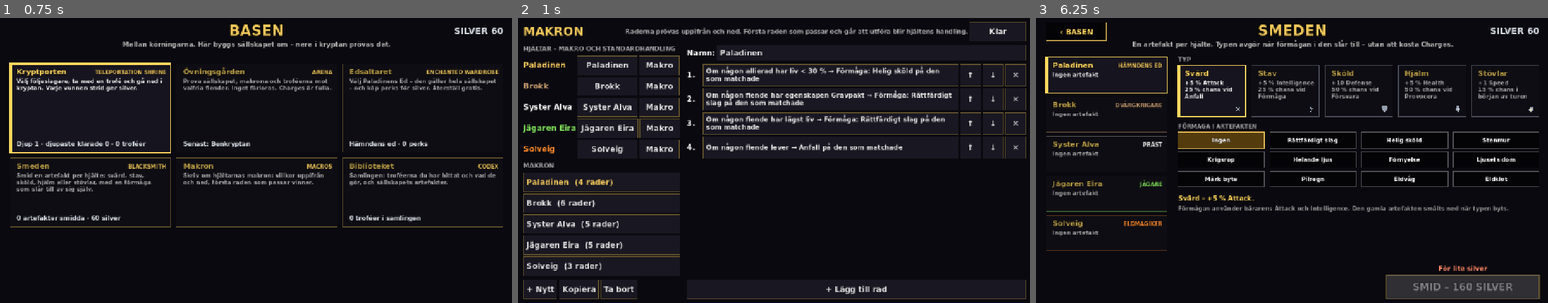
Above: before the commit, frames 1-3 (left to right).
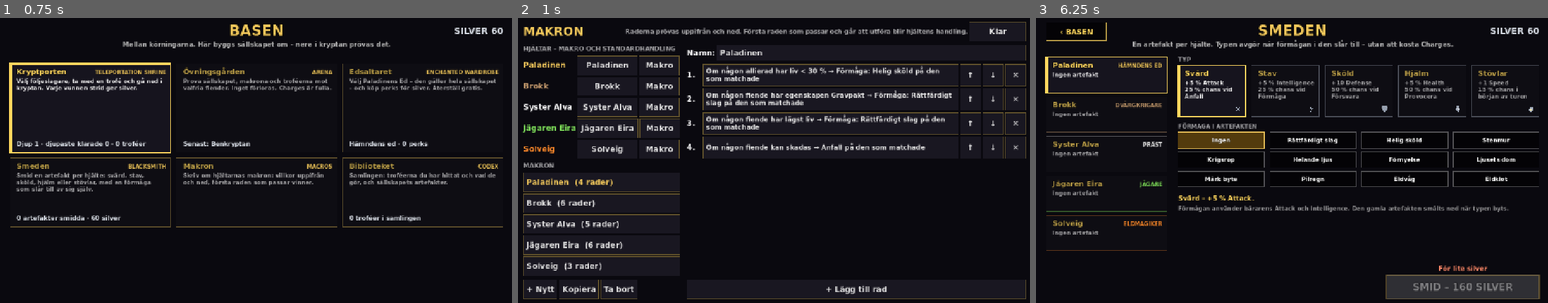
Above: after the commit, the same moments.

Repository: broklyn777/de-edsvurna
Game: Godot game, scene res://scenes/base.tscn
The game is run twice, just before and just after one commit, with the same random seed, the same clock (stepped at 60 frames per second) and the same inputs.
Inputs (mouse positions are in pixels of both pictures, inside the frame that each line leads up to):
- Up to frame 1 (0.75 s): tap Enter at 0.5 s; move the mouse to (230, 217) at 0.52 s; tap 1 at 0.6 s; click (230, 217) at 0.67 s
- Up to frame 2 (1 s): no input
- Up to frame 3 (6.25 s): click "Klar" at 1.25 s; tap Space at 2, 3.5, 5 s; drag from (1445, 203) to (1266, 217) at 2.02 s; tap Enter at 2.75, 4.25 s; move the mouse to (1138, 117) at 2.77 s; hold A 2.78-3.5 s; tap 3 at 2.85 s; drag from (1317, 160) to (1138, 117) at 3.52 s; move the mouse to (1215, 89) at 4.27 s; hold A 4.28-5 s; tap 5 at 4.35 s; drag from (1404, 146) to (1215, 89) at 5.02 s; move the mouse to (1189, 174) at 5.77 s; tap Keypad Enter at 5.85 s; click (1189, 174) at 5.92 s

Frame 1 is identical in both runs. In frame 2, 0.4% of the frame differs, in the area x 13-80%, y 43-81%; in frame 3, nothing differs.

Commit message:
Balance the chapel against the crypt and bump to 0.16.0
The bishop no longer raises the fallen; starter macros fall back to
enemies that can be damaged and Eira goes for the Kultists; TUNED macros
answer the chapel's traits. The balance report also plays the chapel on
depth 1 and 3 with the crypt's best builds.

Co-Authored-By: Claude Opus 5.5 <noreply@anthropic.com>

Diff:
--- a/data/enemies.json
+++ b/data/enemies.json
@@ -693,12 +693,6 @@
 		],
 		"rules": [
 			{
-				"ability": "raise_dead",
-				"if": {
-					"dead_ally": true
-				}
-			},
-			{
 				"ability": "bishop_curse"
 			},
 			{
@@ -706,7 +700,7 @@
 			}
 		],
 		"boss": true,
-		"boss_text": "Resistent. Kan inte skadas så länge en Kultist lever, väcker de fallna och försvagar sällskapet.",
+		"boss_text": "Resistent. Kan inte skadas så länge en Kultist lever. Försvagar sällskapet och håller mörk mässa.",
 		"visual": {
 			"model": "skelett",
 			"scale": 1.9,
--- a/data/macros.json
+++ b/data/macros.json
@@ -5,7 +5,7 @@
 			{"subject": "any_ally", "cond": "hp_below", "value": 30, "action": "ability", "ability": "holy_shield", "target": "that"},
 			{"subject": "any_enemy", "cond": "has_trait", "value": "grave_pact", "action": "ability", "ability": "holy_smite", "target": "that"},
 			{"subject": "any_enemy", "cond": "lowest_hp", "action": "ability", "ability": "holy_smite", "target": "that"},
-			{"subject": "any_enemy", "cond": "is_alive", "action": "attack", "target": "that"}
+			{"subject": "any_enemy", "cond": "not_immune", "action": "attack", "target": "that"}
 		]
 	},
 	"brokk": {
@@ -33,10 +33,11 @@
 		"name": "Jägaren Eira",
 		"lines": [
 			{"subject": "enemy_3", "cond": "is_alive", "action": "ability", "ability": "arrow_rain"},
+			{"subject": "any_enemy", "cond": "has_trait", "value": "cultist_ward", "action": "attack", "target": "that"},
 			{"subject": "any_enemy", "cond": "has_trait", "value": "grave_pact", "action": "attack", "target": "that"},
 			{"subject": "any_enemy", "cond": "has_status", "value": "marked", "action": "attack", "target": "that"},
 			{"subject": "any_enemy", "cond": "lowest_hp", "action": "ability", "ability": "hunters_mark", "target": "that"},
-			{"subject": "any_enemy", "cond": "is_alive", "action": "attack", "target": "that"}
+			{"subject": "any_enemy", "cond": "not_immune", "action": "attack", "target": "that"}
 		]
 	},
 	"solveig": {
@@ -44,7 +45,7 @@
 		"lines": [
 			{"subject": "enemy_3", "cond": "is_alive", "action": "ability", "ability": "flame_wave"},
 			{"subject": "any_enemy", "cond": "lowest_hp", "action": "ability", "ability": "fireball", "target": "that"},
-			{"subject": "any_enemy", "cond": "is_alive", "action": "attack", "target": "that"}
+			{"subject": "any_enemy", "cond": "not_immune", "action": "attack", "target": "that"}
 		]
 	}
 }
--- a/tests/balance_report.gd
+++ b/tests/balance_report.gd
@@ -1,12 +1,13 @@
 extends SceneTree
-## Balansrapport (0.14.1) på djup 1 och 3 (Realm Depth).
+## Balansrapport (0.16) på djup 1 och 3 (Realm Depth).
 ## Per våning: vinstandel, turer och överlevande för BASIC (bara Anfall), MACRO (startmakrona) och
 ## TUNED (de förbättrade makrona i combat_bot.gd, som svarar på fiendernas egenskaper).
 ## Hela kryptan: alla tre våningarna i följd med Charges som räcker hela vägen, med TUNED plus en
 ## artefakt, och för varje Ed de bästa perkarna inom perk-poängen (sökta bland alla kombinationer som
 ## får plats): bara nivå 1, med perk-nivåer, och med nivåer och en lånad perk (anointment). Sist allt
 ## (fyra artefakter och det bästa perk-bygget) och varje Eds kärna med startmakrona. På djup 3 prövas
-## perkarna tillsammans med en artefakt, eftersom inget bygge utan artefakt vinner där.
+## perkarna tillsammans med en artefakt, eftersom inget bygge utan artefakt vinner där. Sist samma
+## byggen i Det fördärvade kapellet (0.16), som ska vara ungefär lika svårt som kryptan.
 ##   godot --headless --path . --script res://tests/balance_report.gd
 ## Mål på djup 1: BASIC förlorar, MACRO ~40 %, TUNED ~65 %, ingenting 100 % utom kanske allt.
 ## Kärnorna inom ±10 procentenheter. Djup 3: ett bra bygge (artefakt + bästa perks) 30–60 %.
@@ -18,6 +19,8 @@
 
 ## Sökresultat per djup och kombination (str(lista) -> vinster).
 var _search_cache := {}
+## Det bästa perk-bygget i kryptan per djup (prövas också i kapellet).
+var _best_by_depth := {}
 const DEPTHS := [1, 3]
 ## Ett första smide: Brokks sköld med Helande ljus (160 silver).
 const ONE_ARTIFACT := {"brokk": {"type": "shield", "ability": "healing_light"}}
@@ -34,21 +37,8 @@
 	var data := GameData.load_all()
 	for depth in DEPTHS:
 		print("=== Djup %d (fiender ×%.2f) ===" % [depth, CombatSim.depth_mult(depth)])
-		for floor in RunState.FLOORS:
-			var enc: Dictionary = data.encounters[floor]
-			print("%s (våning ×%.2f)" % [enc.name, float(enc.get("stat_mult", 1.0))])
-			for skill in [Bot.Skill.BASIC, Bot.Skill.MACRO, Bot.Skill.TUNED]:
-				var wins := 0
-				var turns := 0
-				var alive := 0
-				for seed_value in range(1, RUNS + 1):
-					var r := Bot.run_fight(data, seed_value, skill, floor, [], {}, {}, {}, depth)
-					turns += r.turns
-					if r.outcome == "victory":
-						wins += 1
-						alive += r.alive
-				print("  %-6s vinster %3d/%d  snitt %4.1f turer  överlevande vid seger %.1f" % [
-					Bot.Skill.keys()[skill], wins, RUNS, float(turns) / RUNS, float(alive) / maxf(wins, 1)])
+		print("--- Kryptan ---")
+		_floor_table(data, RunState.FLOORS, depth)
 		# Perk-poängen för den som spelar på djupet: djupet innan är klarat.
 		var profile := Profile.new()
 		profile.best_depth = depth - 1
@@ -77,6 +67,21 @@
 					{"paladin": best_traits}, ONE_ARTIFACT, depth)
 		_line(data, "TUNED + fyra artefakter + " + _names(data, best_traits), Bot.Skill.TUNED,
 				{"paladin": best_traits}, ARTIFACTS, depth)
+		_best_by_depth[depth] = best_traits
+	# Det fördärvade kapellet: samma byggen (de bästa perkarna från kryptan) i den andra Realmen.
+	var chapel: Array = data.realms.chapel.floors
+	for depth in DEPTHS:
+		print("=== Det fördärvade kapellet, djup %d ===" % depth)
+		_floor_table(data, chapel, depth)
+		var best: Array = _best_by_depth[depth]
+		print("Hela kapellet")
+		_line(data, "MACRO", Bot.Skill.MACRO, {}, {}, depth, chapel)
+		_line(data, "TUNED", Bot.Skill.TUNED, {}, {}, depth, chapel)
+		_line(data, "TUNED + en artefakt", Bot.Skill.TUNED, {}, ONE_ARTIFACT, depth, chapel)
+		_line(data, "TUNED + en artefakt + " + _names(data, best), Bot.Skill.TUNED, {"paladin": best},
+				ONE_ARTIFACT, depth, chapel)
+		_line(data, "TUNED + fyra artefakter + " + _names(data, best), Bot.Skill.TUNED, {"paladin": best},
+				ARTIFACTS, depth, chapel)
 	print("Edernas kärnor på djup 1 (MACRO, hela kryptan, utan artefakter och perks)")
 	for oath_id in data.oaths:
 		print("  %-18s %3d/%d" % [data.traits[oath_id].name, _rate(data, Bot.Skill.MACRO, {"paladin": [oath_id]}, {}, 1, RUNS), RUNS])
@@ -131,21 +136,42 @@
 	return out
 
 
+## Per våning: vinstandel, turer och överlevande för BASIC, MACRO och TUNED (fulla Charges).
+func _floor_table(data: Dictionary, floors: Array, depth: int) -> void:
+	for floor in floors:
+		var enc: Dictionary = data.encounters[floor]
+		print("%s (våning ×%.2f)" % [enc.name, float(enc.get("stat_mult", 1.0))])
+		for skill in [Bot.Skill.BASIC, Bot.Skill.MACRO, Bot.Skill.TUNED]:
+			var wins := 0
+			var turns := 0
+			var alive := 0
+			for seed_value in range(1, RUNS + 1):
+				var r := Bot.run_fight(data, seed_value, skill, floor, [], {}, {}, {}, depth)
+				turns += r.turns
+				if r.outcome == "victory":
+					wins += 1
+					alive += r.alive
+			print("  %-6s vinster %3d/%d  snitt %4.1f turer  överlevande vid seger %.1f" % [
+				Bot.Skill.keys()[skill], wins, RUNS, float(turns) / RUNS, float(alive) / maxf(wins, 1)])
+
+
 func _names(data: Dictionary, list: Array) -> String:
 	return ", ".join(list.map(func(id: String) -> String: return data.traits[id].name))
 
 
-func _line(data: Dictionary, label: String, skill: int, traits: Dictionary, artifacts: Dictionary, depth: int) -> int:
-	var rate := _rate(data, skill, traits, artifacts, depth, RUNS)
+func _line(data: Dictionary, label: String, skill: int, traits: Dictionary, artifacts: Dictionary, depth: int,
+		floors: Array = RunState.FLOORS) -> int:
+	var rate := _rate(data, skill, traits, artifacts, depth, RUNS, floors)
 	print("  %-72s %3d/%d" % [label, rate, RUNS])
 	return rate
 
 
 ## Seeds efter de som söker perks, så att sökningen inte väljer på samma slump som den mäts med.
-func _rate(data: Dictionary, skill: int, traits: Dictionary, artifacts: Dictionary, depth: int, runs: int) -> int:
+func _rate(data: Dictionary, skill: int, traits: Dictionary, artifacts: Dictionary, depth: int, runs: int,
+		floors: Array = RunState.FLOORS) -> int:
 	var cleared := 0
 	var first := 1 if runs == RUNS else 1000
 	for seed_value in range(first, first + runs):
-		if Bot.run_crypt(data, seed_value, skill, traits, artifacts, depth):
+		if Bot.run_crypt(data, seed_value, skill, traits, artifacts, depth, floors):
 			cleared += 1
 	return cleared
--- a/tests/combat_bot.gd
+++ b/tests/combat_bot.gd
@@ -8,10 +8,12 @@
 
 ## Startmakrona förbättrade för att svara på fiendernas egenskaper (0.14): döda Gravprästen först
 ## (Gravpakt), besvärjelser mot Benrustning, Pilregn mot många, Krigsrop i första turen, och Brokk
-## provocerar bara med mycket liv. Försök som sparade Charges förlorade oftare – att spendera är oftast rätt.
+## provocerar bara med mycket liv. I kapellet (0.16): Kultisterna först (biskopen är immun så länge de
+## lever), Ljusets dom mot Gasten som undviker attacker. Försök som sparade Charges förlorade oftare – att spendera är oftast rätt.
 const TUNED_MACROS := {
 	"paladin": {"name": "Paladinen+", "lines": [
 		{"subject": "any_ally", "cond": "hp_below", "value": 35, "action": "ability", "ability": "holy_shield", "target": "that"},
+		{"subject": "any_enemy", "cond": "has_trait", "value": "cultist_ward", "action": "ability", "ability": "holy_smite", "target": "that"},
 		{"subject": "any_enemy", "cond": "has_trait", "value": "grave_pact", "action": "ability", "ability": "holy_smite", "target": "that"},
 		{"subject": "any_enemy", "cond": "lowest_hp", "action": "ability", "ability": "holy_smite", "target": "that"},
 		{"subject": "any_enemy", "cond": "lowest_hp", "action": "attack", "target": "that"}]},
@@ -21,6 +23,7 @@
 		{"subject": "self", "cond": "hp_above", "value": 50, "action": "test_next"},
 		{"subject": "self", "cond": "lacks_status", "value": "provoke", "action": "provoke"},
 		{"subject": "self", "cond": "hp_below", "value": 50, "action": "defend"},
+		{"subject": "any_enemy", "cond": "has_trait", "value": "cultist_ward", "action": "attack", "target": "that"},
 		{"subject": "any_enemy", "cond": "has_trait", "value": "grave_pact", "action": "attack", "target": "that"},
 		{"subject": "any_enemy", "cond": "lowest_hp", "action": "attack", "target": "that"}]},
 	"alva": {"name": "Syster Alva+", "lines": [
@@ -29,9 +32,11 @@
 		{"subject": "any_ally", "cond": "hp_below", "value": 80, "action": "ability", "ability": "renew", "target": "that"},
 		{"subject": "any_enemy", "cond": "has_trait", "value": "grave_pact", "action": "ability", "ability": "judgement", "target": "that"},
 		{"subject": "any_enemy", "cond": "has_trait", "value": "bone_armor", "action": "ability", "ability": "judgement", "target": "that"},
+		{"subject": "any_enemy", "cond": "has_trait", "value": "wraith_ethereal", "action": "ability", "ability": "judgement", "target": "that"},
 		{"subject": "any_enemy", "cond": "lowest_hp", "action": "attack", "target": "that"}]},
 	"eira": {"name": "Jägaren Eira+", "lines": [
 		{"subject": "enemy_3", "cond": "is_alive", "action": "ability", "ability": "arrow_rain"},
+		{"subject": "any_enemy", "cond": "has_trait", "value": "cultist_ward", "action": "attack", "target": "that"},
 		{"subject": "any_enemy", "cond": "has_trait", "value": "grave_pact", "action": "attack", "target": "that"},
 		{"subject": "any_enemy", "cond": "has_status", "value": "marked", "action": "attack", "target": "that"},
 		{"subject": "any_enemy", "cond": "lowest_hp", "action": "ability", "ability": "hunters_mark", "target": "that"},
Not shown, changed: export_presets.cfg
Not shown, added: tests/test_chapel.gd.uid
Not shown, changed: CLAUDE.md
Not shown, changed: docs/ordlista.md
